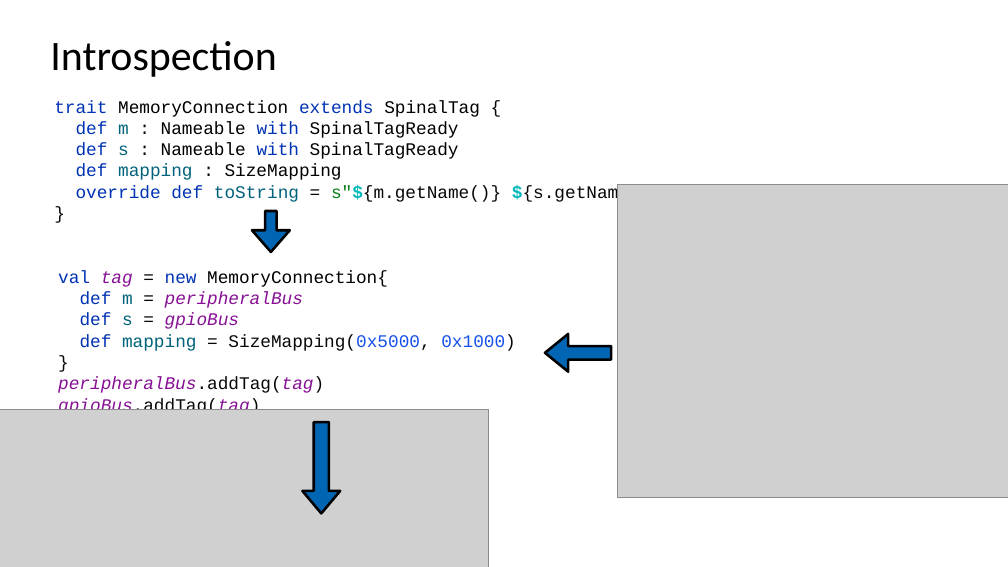
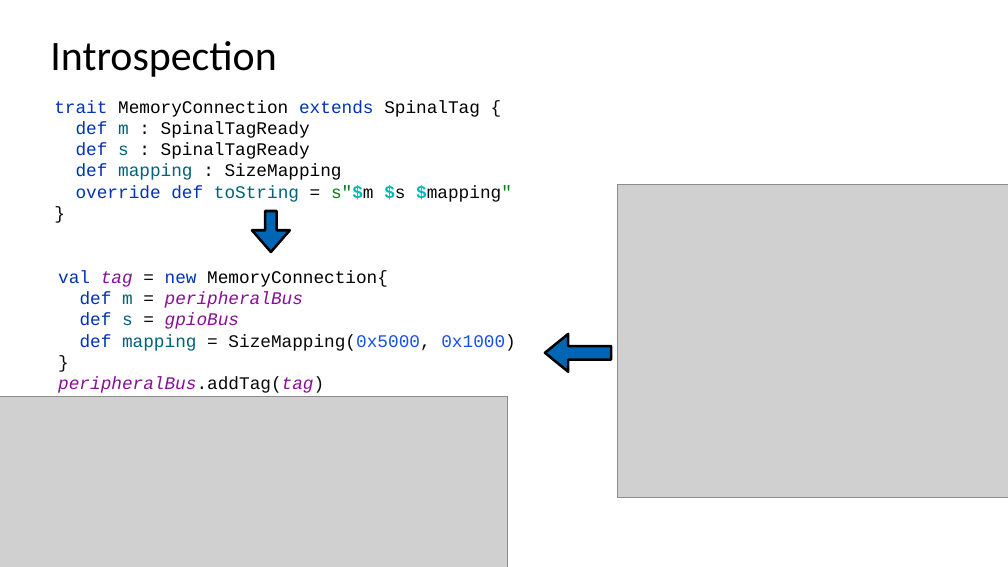
Before and after one commit to SpinalHDL/SpinalDoc, a slide deck: slide 15 of presentation/en/spinalhdl_210723/spinalhdl_210723.odp. Drawn at 1008x567 pixels with LibreOffice and Linux fonts; fonts in the diff are those of the drawing; grey boxes stand for pictures. Boxes give left, top, right and bottom in pixels: in the first picture for what was removed or moved away, otherwise in the second. Text is boxed around its words. In the diff, an @@ line names an element or a change of style, - is before the commit and + after.

```diff
--- a/presentation/en/spinalhdl_210723/spinalhdl_210723.odp
+++ b/presentation/en/spinalhdl_210723/spinalhdl_210723.odp
@@ text at (54,100,512,202): text changed @@
-trait MemoryConnection extends SpinalTag {
-def m : Nameable with SpinalTagReady
-def s : Nameable with SpinalTagReady
-def mapping : SizeMapping
-override def toString = s"${m.getName()} ${s.getName()} $mapping"
-}
+trait MemoryConnection extends SpinalTag {
+def m : SpinalTagReady
+def s : SpinalTagReady
+def mapping : SizeMapping
+override def toString = s"$m $s $mapping"
+}
@@ picture: place and size @@
-picture at (0,410,488,567)
+picture at (0,397,508,567)
@@ right arrow removed at (302,422,340,513) @@
```
Also in this commit, not shown: 8 other slides changed, 1 other file.
